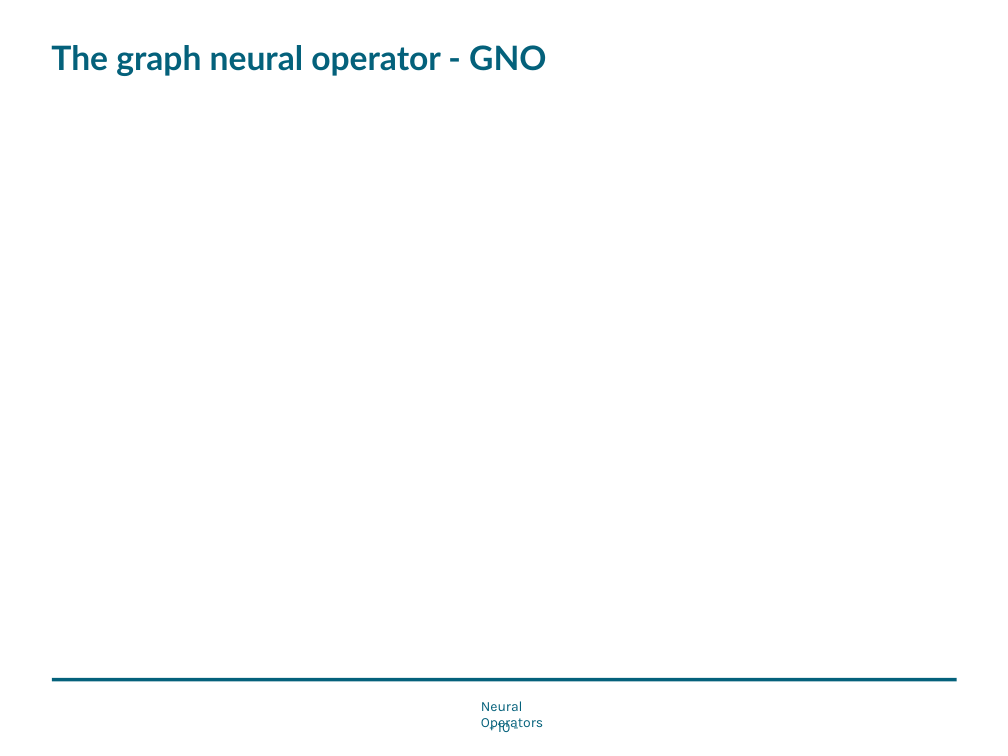
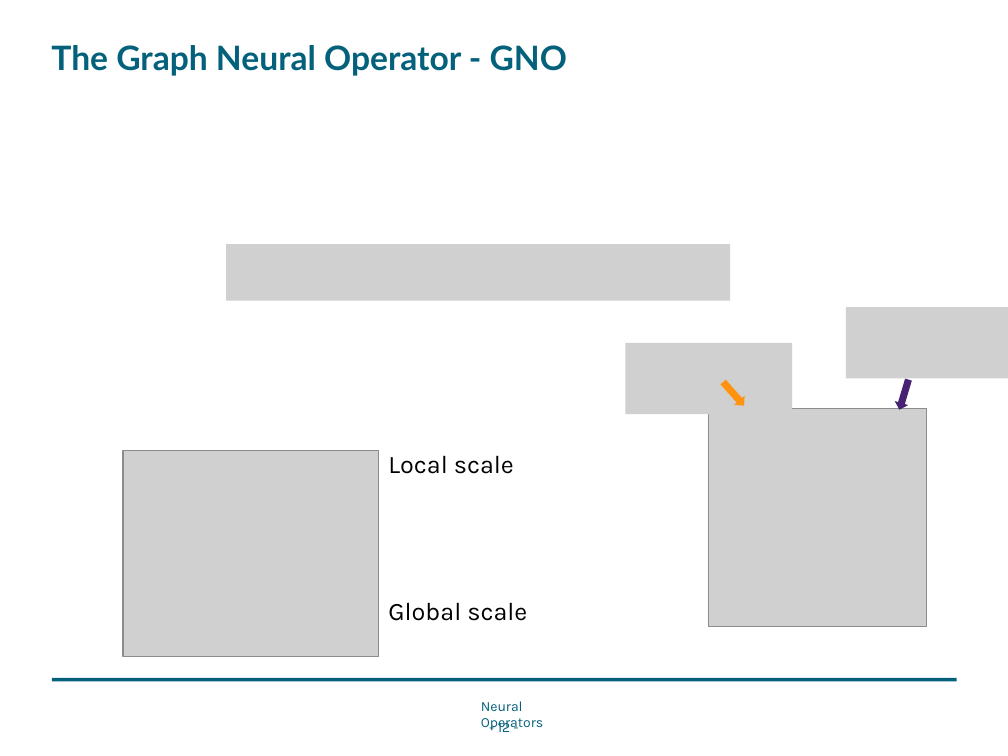
Before and after one commit to Nerrror/NeuralOperator, a slide deck: slide 12 of NeuralOperator.pptx (slide 10 before the commit). Drawn at 1008x756 pixels with LibreOffice and Linux fonts; fonts in the diff are those of the drawing; grey boxes stand for pictures; background and template pictures are left out. Boxes give left, top, right and bottom in pixels: in the first picture for what was removed or moved away, otherwise in the second. Text is boxed around its words. In the diff, an @@ line names an element or a change of style, - is before the commit and + after.

```diff
--- a/NeuralOperator.pptx
+++ b/NeuralOperator.pptx
@@ title at bbox=[51, 45, 567, 76]: text changed @@
-The graph neural operator - GNO
+The Graph Neural Operator - GNO
@@ picture added at bbox=[226, 244, 730, 300] @@
@@ group added at bbox=[626, 307, 1008, 626]: 3 pictures, 2 right arrows @@
@@ picture added at bbox=[123, 451, 379, 657] @@
@@ text added at bbox=[388, 455, 514, 474], 18 pt, text #000000 @@
+Local scale
@@ text added at bbox=[388, 602, 527, 621], 18 pt, text #000000 @@
+Global scale
@@ page number at bbox=[498, 720, 511, 732]: text changed @@
-- 10 -
+- 12 -
```
Also in this commit, not shown: 8 other slides changed, 7 slides added, 1 slide removed.
